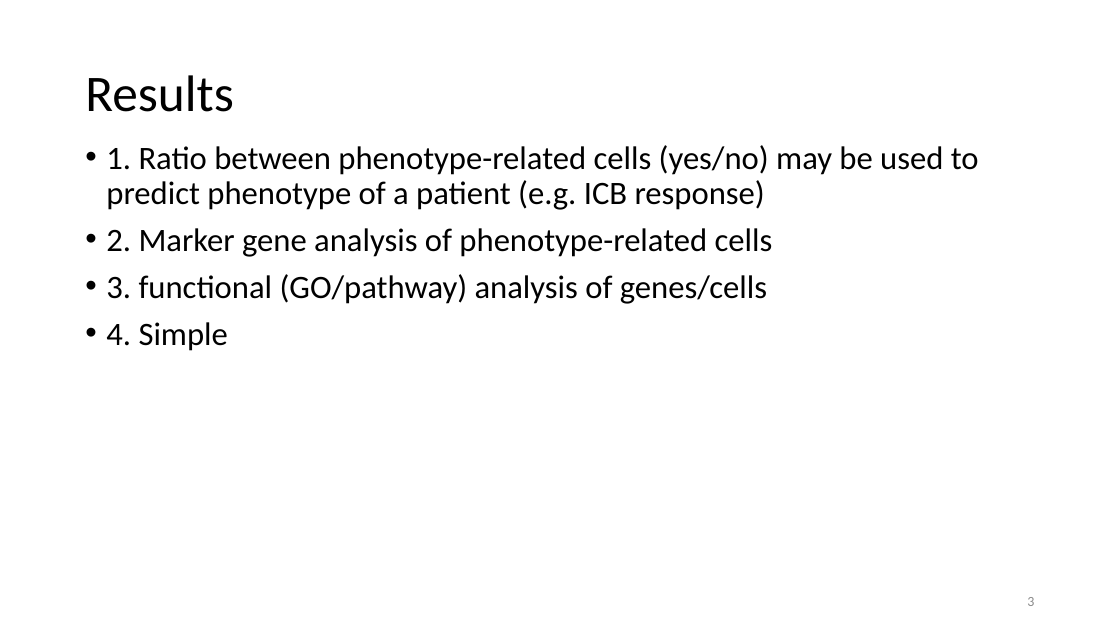
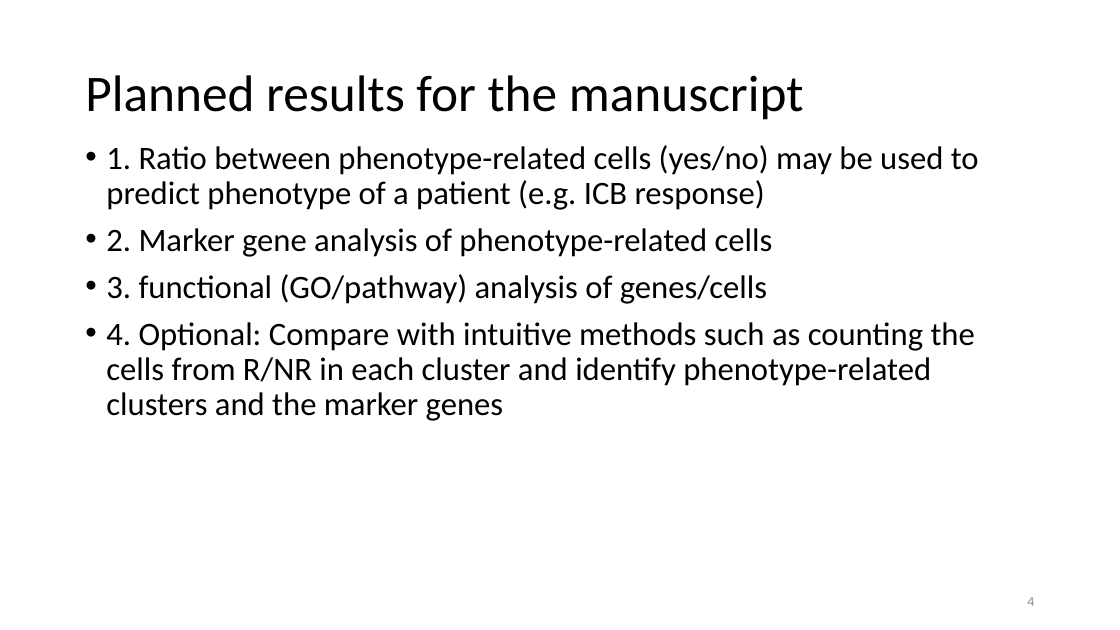
Before and after one commit to rootchang/PENCIL_reusability_report, a slide deck: slide 4 of WorkReport.pptx (slide 3 before the commit). Drawn at 1120x630 pixels with LibreOffice and Linux fonts; fonts in the diff are those of the drawing. Boxes give left, top, right and bottom in pixels: in the first picture for what was removed or moved away, otherwise in the second. Text is boxed around its words. In the diff, an @@ line names an element or a change of style, - is before the commit and + after.

```diff
--- a/WorkReport.pptx
+++ b/WorkReport.pptx
@@ title at bbox=[85, 75, 804, 120]: text changed @@
-Results
+Planned results for the manuscript
@@ text at bbox=[106, 322, 975, 421]: text changed @@
-• 4. Simple
+• 4. Optional: Compare with intuitive methods such as counting the cells from R/NR in each cluster and identify phenotype-related clusters and the marker genes
@@ page number at bbox=[1027, 597, 1034, 606]: text changed @@
-3
+4
```
Also in this commit, not shown: 3 other slides changed, 3 slides added.
